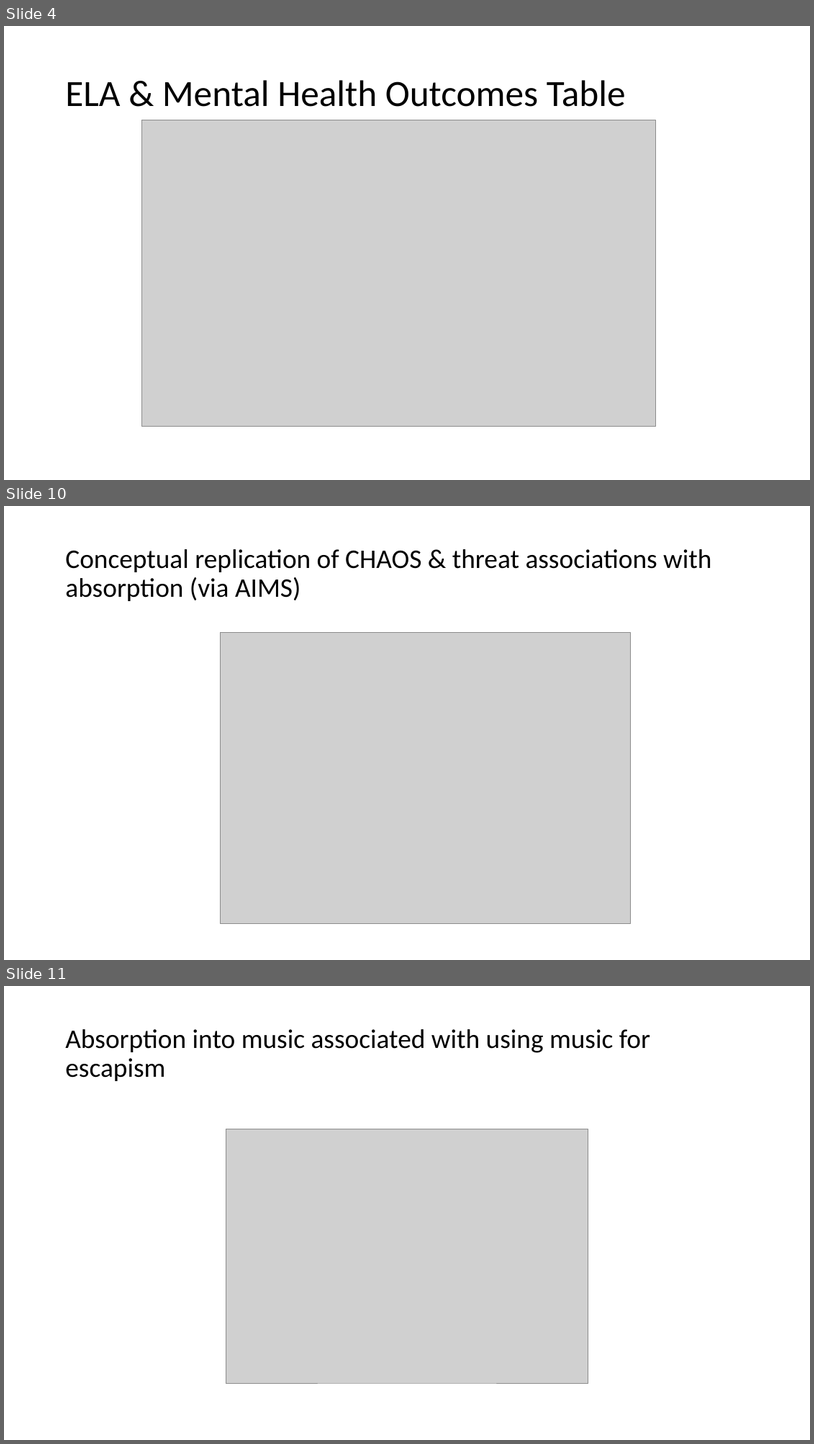
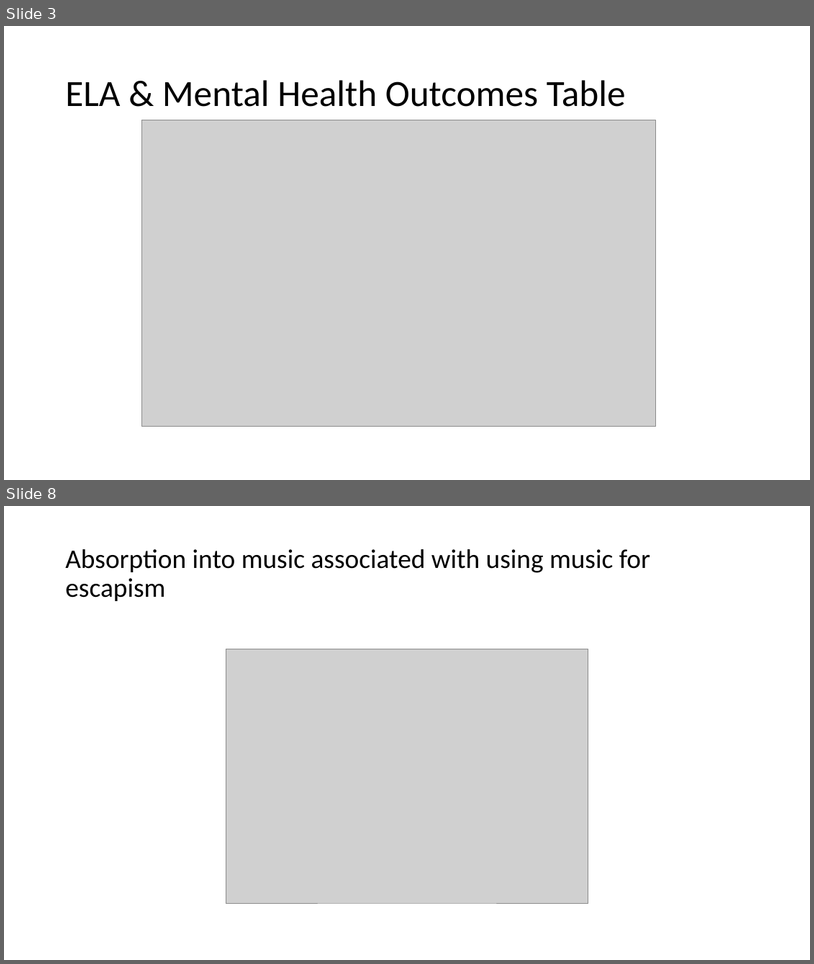
Before and after one commit to njk2136/TEAM, a slide deck: figures/AIMS_paper/AIMS_paperfigures.pptx. Shown one above the other, each under a label of ours: slides 4, 10 and 11 before the commit, slides 3 and 8 after it; the slides between them are not shown. The pictures are 814x1444 and 814x964 pixels, drawn with LibreOffice and Linux fonts; fonts in the diff are those of the drawing; grey boxes stand for pictures. Boxes give left, top, right and bottom in pixels: in the first picture for what was removed or moved away, otherwise in the second. Text is boxed around its words. In the diff, an @@ line names an element or a change of style, - is before the commit and + after.

Commit message:
updates to absorption plots

```diff
--- a/figures/AIMS_paper/AIMS_paperfigures.pptx
+++ b/figures/AIMS_paper/AIMS_paperfigures.pptx
@@ slide 10 removed at [4,506,810,960], background #FFFFFF @@
@@ title removed at [65,549,712,601] @@
-Conceptual replication of CHAOS & threat associations with absorption (via AIMS)
@@ picture removed at [221,632,630,923] @@
@@ what was slide 4 is now slide 3 @@
@@ what was slide 11 is now slide 8 @@
```
Also in this commit, not shown: 3 slides changed, 2 slides added, 4 other slides removed, 13 other files.
